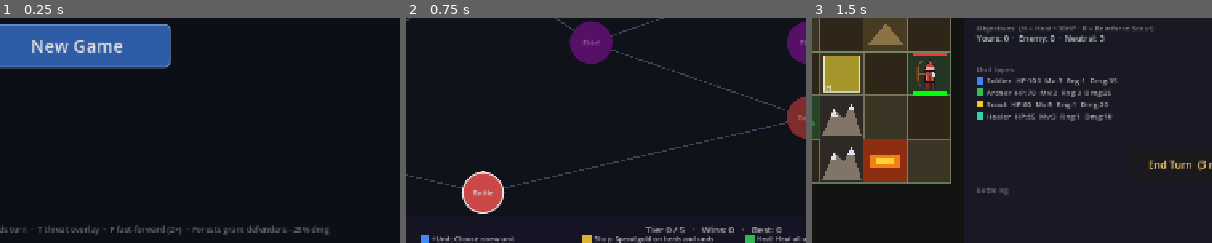
Above: before the commit, frames 1-3 (left to right).
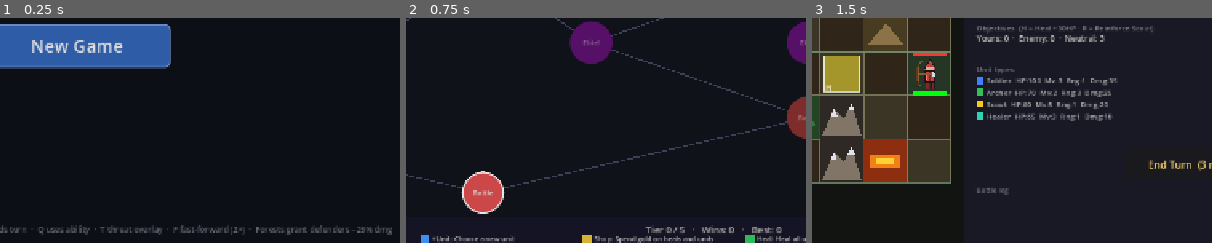
Above: after the commit, the same moments.

Repository: kabuumu/strategy-prototype
Game: Godot game, scene res://src/title/title.tscn
The game is run twice, just before and just after one commit, with the same random seed, the same clock (stepped at 60 frames per second) and the same inputs.
Inputs:
- Up to frame 1 (0.25 s): no input
- Up to frame 2 (0.75 s): click "New Game" at 0.5 s
- Up to frame 3 (1.5 s): click "Battle" at 1.25 s
The pictures show only the part of the screen within x 40-90%, y 49-99%; the shares and areas given below are measured in that part.

The runs differ from the first frame. In frame 1, 1.2% of the frame differs, in the area x 10-98%, y 92-97%; in frame 2, nothing differs; in frame 3, nothing differs.

Commit message:
Ability action bar + attack-without-moving
Two UX cleanups for the unit-action flow:

1. Promote the ability from a side-panel button to a dedicated icon
   bar that sits below the grid. Each ability gets a glyph (bash ⚡,
   pierce ➤, dash », heal_ally ✚), its name, description and a [Q]
   hotkey hint. The whole bar is one big button so any click on it
   activates the ability; the panel dims when no valid target exists.

2. Let a unit attack (or use its ability) without moving first. In
   PLAYER_SELECT_MOVE we now also light up red attack tiles and show
   the damage forecast. Clicking a red tile attacks from the unit's
   current cell and ends its activation — no more 'Skip Move' detour
   when the target is already in range.

Also adds Q as the ability hotkey and updates the title controls hint.

Co-authored-by: Copilot <223556219+Copilot@users.noreply.github.com>

Diff:
--- a/src/battle/battle.gd
+++ b/src/battle/battle.gd
@@ -86,6 +86,12 @@
 var _log_label:        Label
 var _skip_btn:         Button
 var _ability_btn:      Button
+var _ability_panel:    Control
+var _ability_name_lbl: Label
+var _ability_desc_lbl: Label
+var _ability_icon_lbl: Label
+var _ability_hint_lbl: Label
+var _ability_bg:       ColorRect
 var _end_btn:          Button
 
 var _battle_log: Array[String] = []
@@ -440,10 +446,7 @@
 
 	_build_unit_legend()
 
-	_ability_btn = _make_button("Ability", Vector2(PANEL_X + 20.0, 502.0), Vector2(458.0, 46.0))
-	_ability_btn.add_theme_color_override("font_color", STUN_COLOR)
-	_ability_btn.pressed.connect(_on_ability_pressed)
-	add_child(_ability_btn)
+	_build_ability_bar()
 
 	_skip_btn = _make_button("Skip Attack", Vector2(PANEL_X + 20.0, 560.0), Vector2(220.0, 50.0))
 	_skip_btn.pressed.connect(_on_skip_pressed)
@@ -547,6 +550,100 @@
 	btn.add_theme_font_size_override("font_size", 16)
 	return btn
 
+# Single-character glyph that visually represents each ability id.
+const ABILITY_ICONS: Dictionary = {
+	"bash":      "⚡",
+	"pierce":    "➤",
+	"dash":      "»",
+	"heal_ally": "✚",
+}
+
+# Builds the ability action bar below the grid. The bar contains a large
+# icon, the ability's name and description, and a [Q] hotkey hint. The whole
+# bar is hidden when the currently selected unit has no usable ability so the
+# space stays unobtrusive.
+func _build_ability_bar() -> void:
+	_ability_panel              = Control.new()
+	_ability_panel.position     = Vector2(40.0, 625.0)
+	_ability_panel.size         = Vector2(700.0, 80.0)
+	_ability_panel.mouse_filter = Control.MOUSE_FILTER_PASS
+	_ability_panel.visible      = false
+	add_child(_ability_panel)
+
+	_ability_bg = ColorRect.new()
+	_ability_bg.color    = Color(0.18, 0.13, 0.26, 0.92)
+	_ability_bg.position = Vector2.ZERO
+	_ability_bg.size     = Vector2(700.0, 80.0)
+	_ability_bg.mouse_filter = Control.MOUSE_FILTER_IGNORE
+	_ability_panel.add_child(_ability_bg)
+
+	# The button itself fills the panel so the whole bar is clickable.
+	_ability_btn = Button.new()
+	_ability_btn.text     = ""
+	_ability_btn.position = Vector2.ZERO
+	_ability_btn.size     = Vector2(700.0, 80.0)
+	_ability_btn.flat     = true
+	_ability_btn.pressed.connect(_on_ability_pressed)
+	_ability_panel.add_child(_ability_btn)
+
+	_ability_icon_lbl = _make_label(46, STUN_COLOR)
+	_ability_icon_lbl.position = Vector2(16.0, 8.0)
+	_ability_icon_lbl.size     = Vector2(70.0, 70.0)
+	_ability_icon_lbl.horizontal_alignment = HORIZONTAL_ALIGNMENT_CENTER
+	_ability_icon_lbl.vertical_alignment   = VERTICAL_ALIGNMENT_CENTER
+	_ability_icon_lbl.mouse_filter = Control.MOUSE_FILTER_IGNORE
+	_ability_panel.add_child(_ability_icon_lbl)
+
+	_ability_name_lbl = _make_label(18, Color(0.95, 0.92, 1.0))
+	_ability_name_lbl.position = Vector2(100.0, 12.0)
+	_ability_name_lbl.size     = Vector2(520.0, 26.0)
+	_ability_name_lbl.mouse_filter = Control.MOUSE_FILTER_IGNORE
+	_ability_panel.add_child(_ability_name_lbl)
+
+	_ability_desc_lbl = _make_label(13, Color(0.75, 0.72, 0.85))
+	_ability_desc_lbl.position = Vector2(100.0, 42.0)
+	_ability_desc_lbl.size     = Vector2(520.0, 30.0)
+	_ability_desc_lbl.autowrap_mode = TextServer.AUTOWRAP_WORD_SMART
+	_ability_desc_lbl.mouse_filter = Control.MOUSE_FILTER_IGNORE
+	_ability_panel.add_child(_ability_desc_lbl)
+
+	_ability_hint_lbl = _make_label(13, Color(0.70, 0.65, 0.85))
+	_ability_hint_lbl.text     = "[Q]"
+	_ability_hint_lbl.position = Vector2(640.0, 32.0)
+	_ability_hint_lbl.size     = Vector2(50.0, 18.0)
+	_ability_hint_lbl.horizontal_alignment = HORIZONTAL_ALIGNMENT_CENTER
+	_ability_hint_lbl.mouse_filter = Control.MOUSE_FILTER_IGNORE
+	_ability_panel.add_child(_ability_hint_lbl)
+
+# Refresh the ability bar's contents and visibility based on the current
+# selection and phase. Called every time _update_ui runs.
+func _refresh_ability_bar() -> void:
+	if _ability_panel == null:
+		return
+	var show: bool = phase in [Phase.PLAYER_SELECT_MOVE, Phase.PLAYER_SELECT_ATTACK] \
+			and selected_unit != null \
+			and not selected_unit.ability_used
+	if not show:
+		_ability_panel.visible = false
+		return
+	var abil: Dictionary = selected_unit.get_ability()
+	if abil.is_empty():
+		_ability_panel.visible = false
+		return
+	var has_target: bool = not _ability_target_cells(selected_unit, abil["id"]).is_empty()
+	_ability_panel.visible = true
+	_ability_btn.disabled  = not has_target
+	_ability_icon_lbl.text = String(ABILITY_ICONS.get(abil["id"], "✦"))
+	_ability_name_lbl.text = String(abil.get("name", "Ability"))
+	_ability_desc_lbl.text = String(abil.get("desc", ""))
+	# Dim everything when the ability has no valid target right now
+	var dim: float = 0.45 if not has_target else 1.0
+	_ability_bg.color        = Color(0.18, 0.13, 0.26, 0.92 if has_target else 0.55)
+	_ability_icon_lbl.modulate = Color(STUN_COLOR.r, STUN_COLOR.g, STUN_COLOR.b, dim)
+	_ability_name_lbl.modulate = Color(0.95, 0.92, 1.0, dim)
+	_ability_desc_lbl.modulate = Color(0.75, 0.72, 0.85, dim)
+	_ability_hint_lbl.modulate = Color(0.70, 0.65, 0.85, dim)
+
 # ---------------------------------------------------------------------------
 # Spawn units
 # ---------------------------------------------------------------------------
@@ -625,12 +722,11 @@
 			_instruct_label.text = "Click a unit to select it.\nStep on an objective (★) to capture it."
 			_unit_info_label.text = ""
 			_skip_btn.visible    = false
-			_ability_btn.visible = false
 			_end_btn.visible     = true
 			_refresh_end_turn_button()
 		Phase.PLAYER_SELECT_MOVE:
 			_phase_label.text    = "Move Unit"
-			_instruct_label.text = "Click a blue tile to move, or Skip Move to attack from here.\nRight-click to deselect."
+			_instruct_label.text = "Click a blue tile to move, a red tile to attack from here, or Skip Move.\nRight-click to deselect."
 			_skip_btn.visible    = true
 			_skip_btn.text       = "Skip Move"
 			_end_btn.visible     = true
@@ -646,28 +742,20 @@
 			_phase_label.text    = abil_ui.get("name", "Ability")
 			_instruct_label.text = "Click a purple tile to use %s.\nRight-click to cancel." % abil_ui.get("name", "ability")
 			_skip_btn.visible    = false
-			_ability_btn.visible = false
 			_end_btn.visible     = false
 		Phase.AI_ACTING:
 			_phase_label.text    = "Enemy Turn"
 			_instruct_label.text = "Enemy is acting…"
 			_unit_info_label.text = ""
 			_skip_btn.visible    = false
-			_ability_btn.visible = false
 			_end_btn.visible     = false
 		Phase.BATTLE_WON, Phase.BATTLE_LOST:
 			_skip_btn.visible    = false
-			_ability_btn.visible = false
 			_end_btn.visible     = false
 
-	# Ability button: shown while a unit is selected, ability unused, and it
-	# currently has a valid target/use.
-	if phase in [Phase.PLAYER_SELECT_MOVE, Phase.PLAYER_SELECT_ATTACK] \
-			and selected_unit and not selected_unit.ability_used:
-		var abil: Dictionary = selected_unit.get_ability()
-		if not abil.is_empty() and not _ability_target_cells(selected_unit, abil["id"]).is_empty():
-			_ability_btn.visible = true
-			_ability_btn.text    = "%s — %s" % [abil["name"], abil["desc"]]
+	# The ability action bar (icon-rich panel below the grid) figures out
+	# its own visibility/disabled state based on the current phase and unit.
+	_refresh_ability_bar()
 
 	if selected_unit and phase in [Phase.PLAYER_SELECT_MOVE, Phase.PLAYER_SELECT_ATTACK]:
 		var udata: Dictionary = GameManager.UNIT_TYPES[selected_unit.unit_type]
@@ -777,7 +865,12 @@
 # Damage preview overlay
 # ---------------------------------------------------------------------------
 func _draw_damage_preview() -> void:
-	if phase != Phase.PLAYER_SELECT_ATTACK or selected_unit == null:
+	# Damage forecast is helpful both when standing in attack-select phase
+	# and when surveying attack targets reachable from the unit's current
+	# cell during the move phase.
+	if phase != Phase.PLAYER_SELECT_ATTACK and phase != Phase.PLAYER_SELECT_MOVE:
+		return
+	if selected_unit == null:
 		return
 	if _hover_cell == Vector2i(-1, -1) or _hover_cell not in attack_cells:
 		return
@@ -883,6 +976,11 @@
 			queue_redraw()
 		KEY_F:
 			_set_fast_mode(not _fast_mode)
+		KEY_Q:
+			# Trigger the ability bar if it's currently usable.
+			if _ability_btn != null and _ability_panel != null \
+					and _ability_panel.visible and not _ability_btn.disabled:
+				_on_ability_pressed()
 
 # Apply the speed multiplier engine-wide so AI timers, attack lunges and
 # move tweens all fast-forward together. Reset on scene exit.
@@ -981,12 +1079,22 @@
 			selected_unit        = u
 			_selected_unit_origin = u.grid_pos
 			move_cells           = _get_move_cells(u)
-			attack_cells.clear()
+			# Surface attack targets reachable from the unit's current cell
+			# so the player can attack without having to commit a move first.
+			attack_cells         = _get_attack_cells(u, enemy_units)
 			phase = Phase.PLAYER_SELECT_MOVE
 			_update_ui()
 			return
 
 func _try_move_unit(cell: Vector2i) -> void:
+	# Clicking an in-range enemy from the move phase performs an attack from
+	# the current cell without consuming a move step. Attack cells take
+	# precedence over move cells if they ever overlap (they shouldn't, since
+	# enemies block movement, but defend against it anyway).
+	if cell in attack_cells:
+		move_cells.clear()
+		_try_attack(cell)
+		return
 	if cell not in move_cells:
 		return
 	if cell != selected_unit.grid_pos:
--- a/src/title/title.gd
+++ b/src/title/title.gd
@@ -54,7 +54,7 @@
 	# Controls hint
 	# -----------------------------------------------------------------------
 	var hint := Label.new()
-	hint.text = "Left-click to act  ·  Right-click / Esc to cancel  ·  Tab cycles units  ·  Enter ends turn  ·  T threat overlay  ·  F fast-forward (2×)  ·  Forests grant defenders −25% dmg"
+	hint.text = "Left-click to act  ·  Right-click / Esc to cancel  ·  Tab cycles units  ·  Enter ends turn  ·  Q uses ability  ·  T threat overlay  ·  F fast-forward (2×)  ·  Forests grant defenders −25% dmg"
 	hint.add_theme_font_size_override("font_size", 13)
 	hint.modulate = Color(0.40, 0.40, 0.45)
 	hint.position = Vector2(60.0, 680.0)
